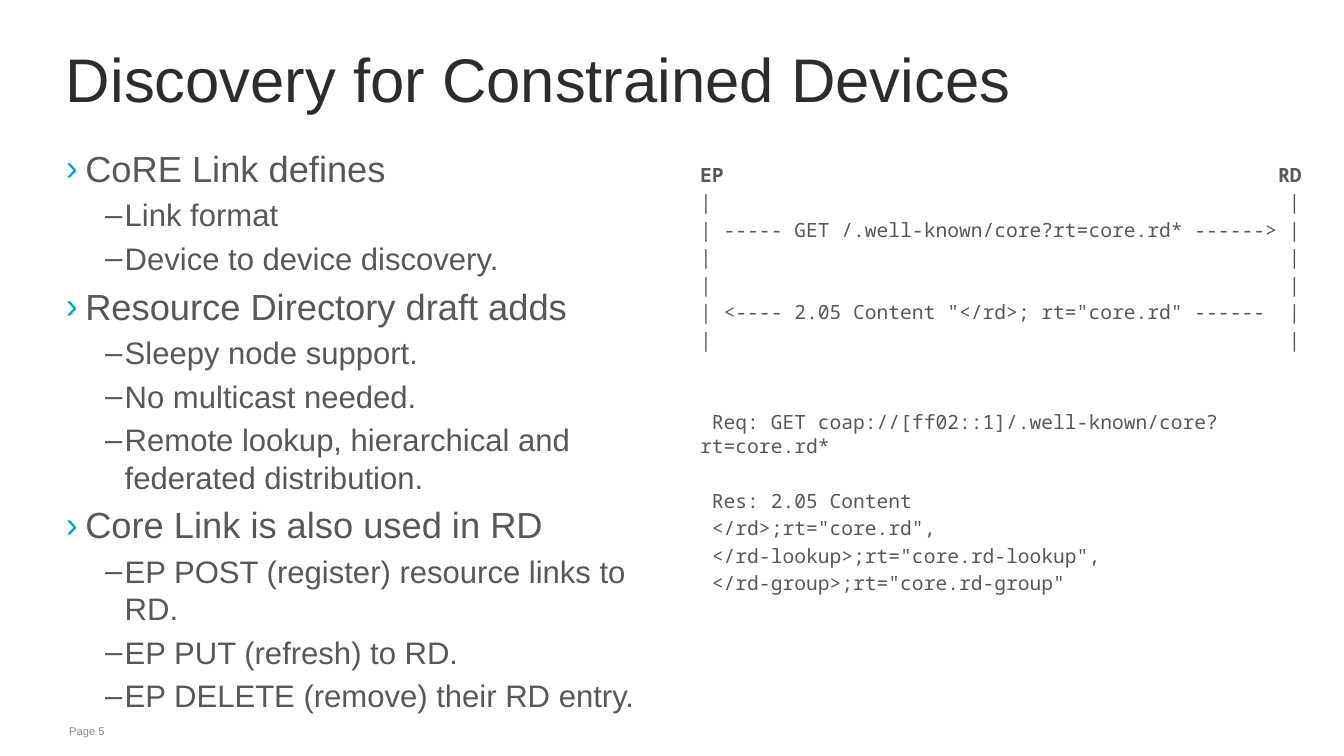
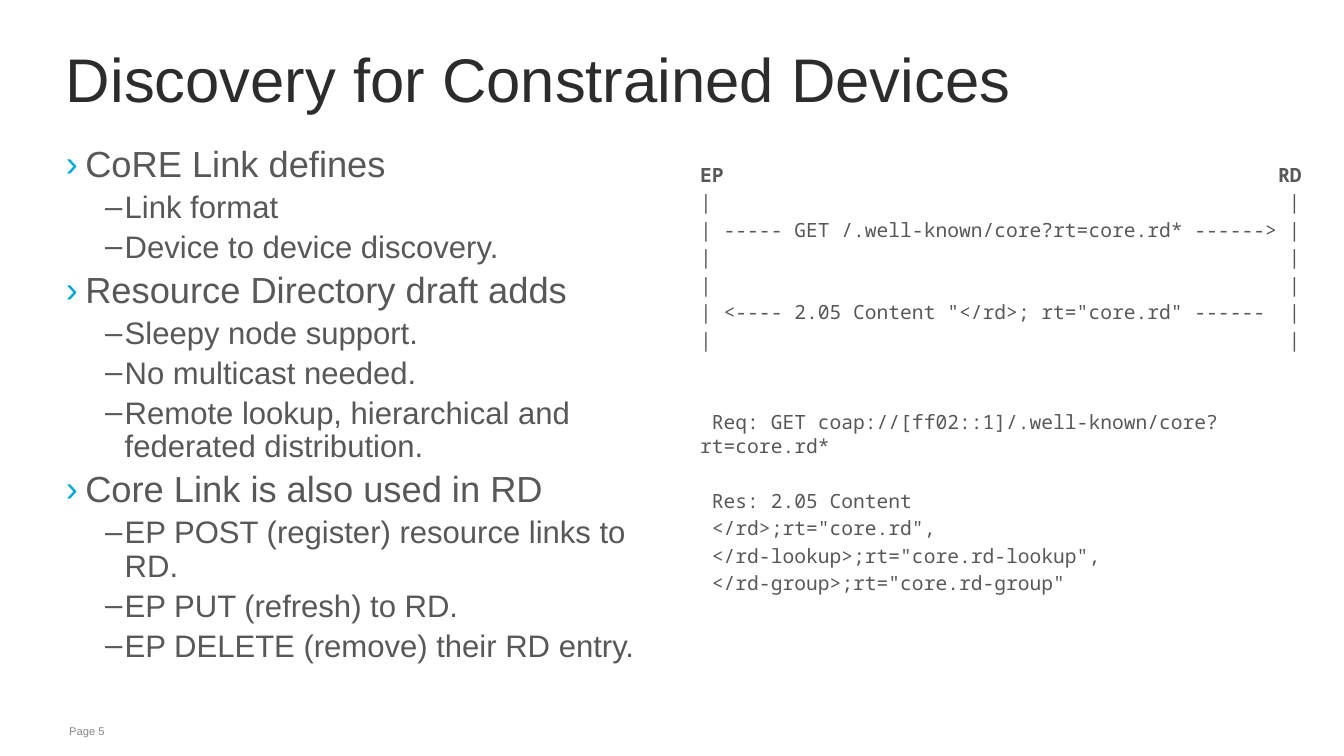
Before and after one commit to jaimejim/iot-playground, a slide deck: slide 5 of Documentation/IPSO_Intro_W3C.pptx. Drawn at 1344x756 pixels with LibreOffice and Linux fonts; fonts in the diff are those of the drawing; background and template pictures are left out. Boxes give left, top, right and bottom in pixels: in the first picture for what was removed or moved away, otherwise in the second. Text is boxed around its words. In the diff, an @@ line names an element or a change of style, - is before the commit and + after.

```diff
--- a/Documentation/IPSO_Intro_W3C.pptx
+++ b/Documentation/IPSO_Intro_W3C.pptx
@@ text "CoRE Link defines" at (x1=85, y1=150, x2=634, y2=663): line spacing 1 to 0.9 @@
```
Also in this commit, not shown: 2 other slides changed, 1 slide added, 21 other files.
